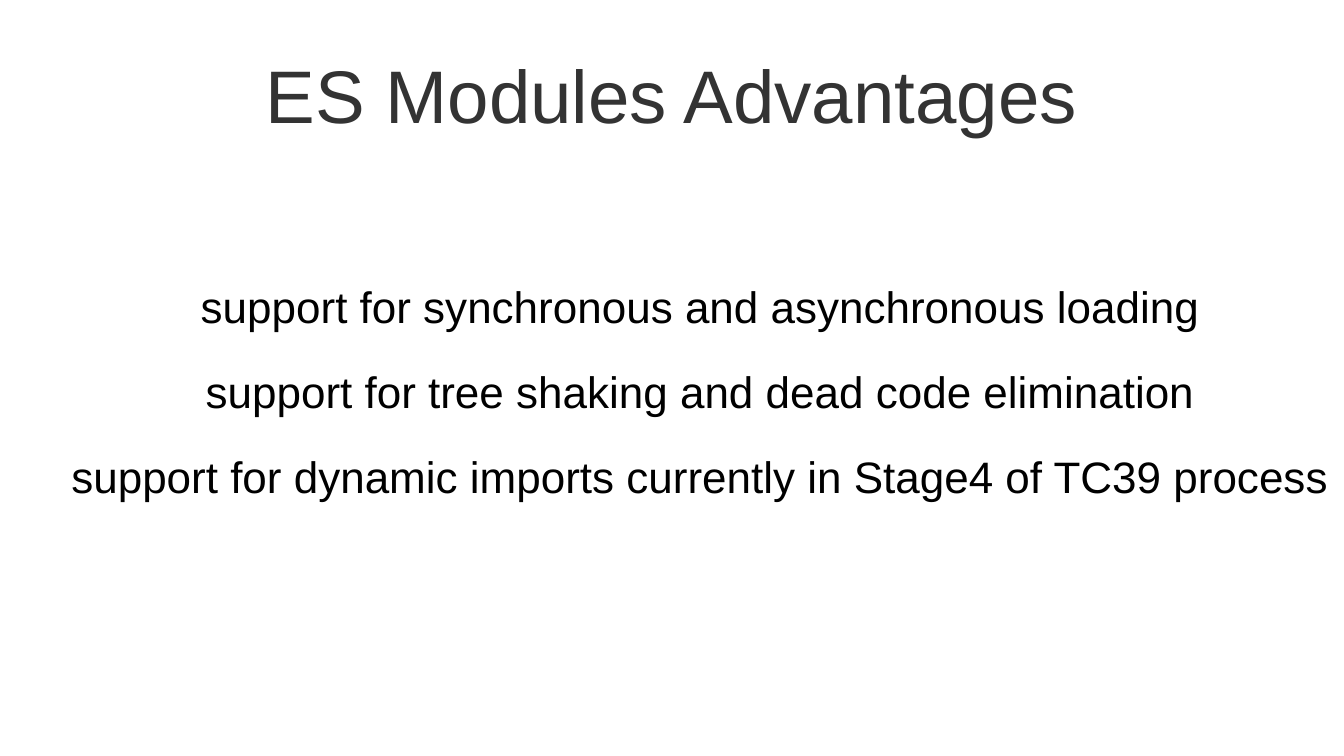
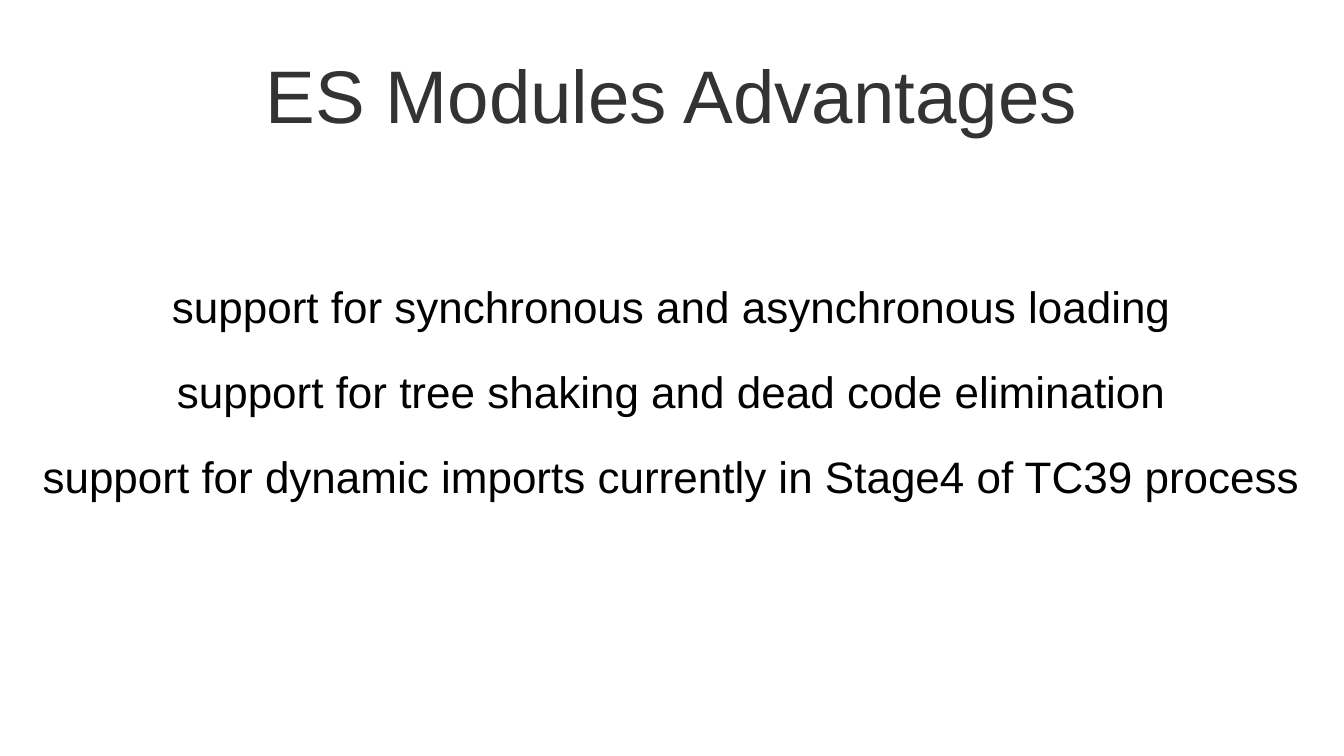
Before and after one commit to gehtmaguad/path-to-es-modules, a slide deck: slide 26 of path_to_esmodules.odp (slide 25 before the commit). Drawn at 1344x756 pixels with LibreOffice and Linux fonts; fonts in the diff are those of the drawing. Boxes give left, top, right and bottom in pixels: in the first picture for what was removed or moved away, otherwise in the second. Text is boxed around its words. In the diff, an @@ line names an element or a change of style, - is before the commit and + after.

```diff
--- a/path_to_esmodules.odp
+++ b/path_to_esmodules.odp
@@ text "support for synchronous and asynchronous ..." at [43, 291, 1299, 501]: indent changed @@
```
Also in this commit, not shown: 30 other slides changed, 2 slides added, 1 slide removed, 1 other file.
